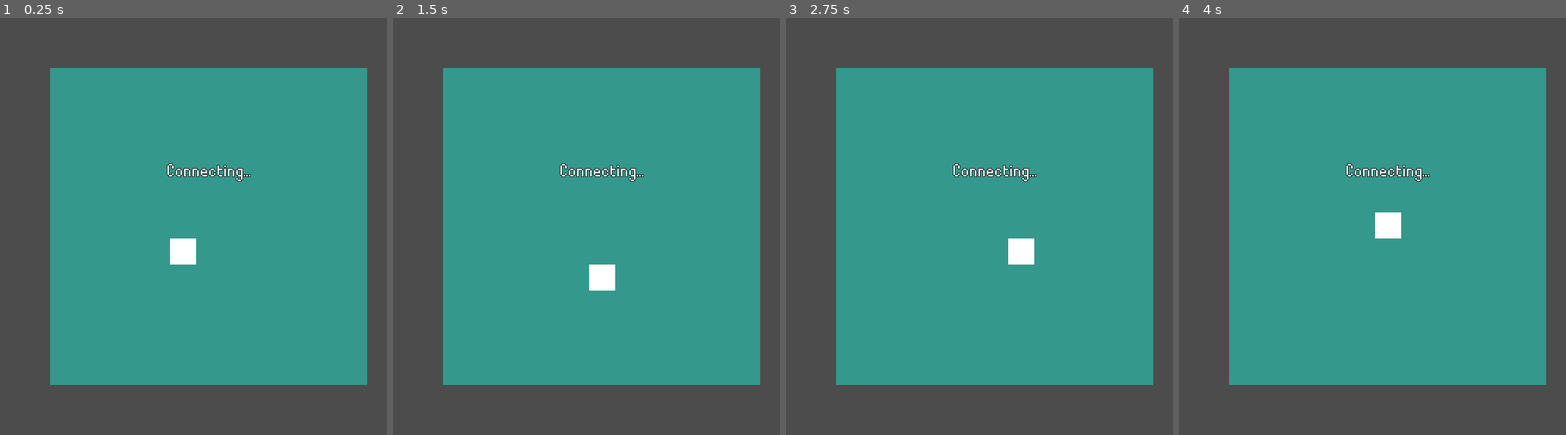
Above: before the commit, frames 1-4 (left to right).
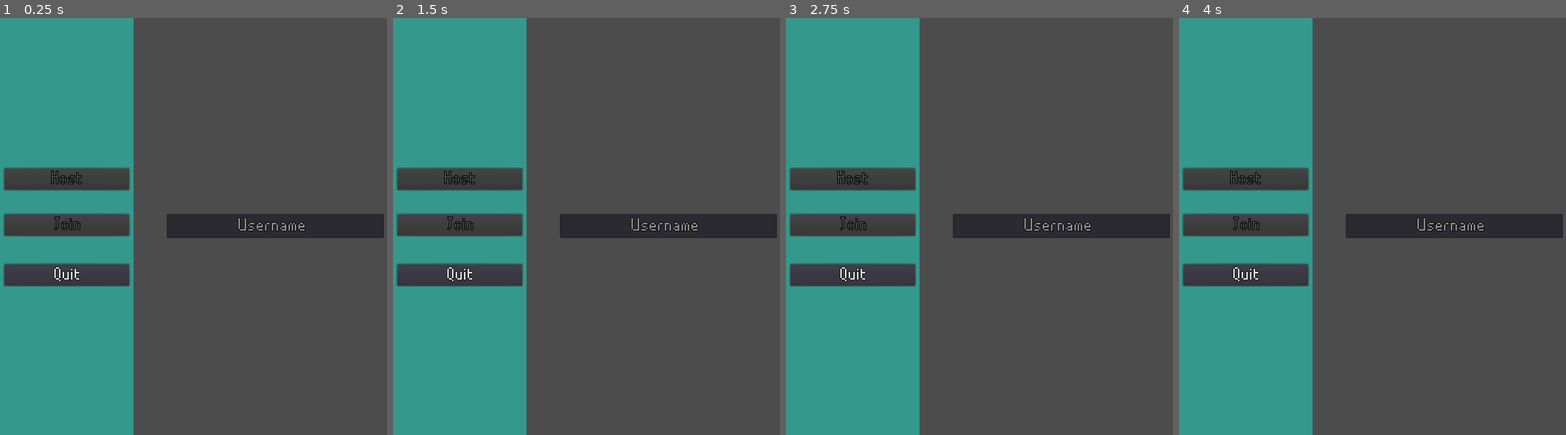
Above: after the commit, the same moments.

Repository: YoAMIOT/OnlineChatRoom
Game: Godot game, scene res://scenes/Main.tscn
The game is run twice, just before and just after one commit, with the same random seed, the same clock (stepped at 60 frames per second) and the same inputs.
Inputs:
- Up to frame 1 (0.25 s): no input
- Up to frame 2 (1.5 s): no input
- Up to frame 3 (2.75 s): no input
- Up to frame 4 (4 s): no input

The runs differ from the first frame. In frame 1, 66% of the frame differs, in the area x 0-100%, y 0-100%; in frame 2, 66%; in frame 3, 66%; in frame 4, 66%.

Commit message:
Fixed network

Diff:
--- a/project.godot
+++ b/project.godot
@@ -14,12 +14,20 @@
 run/main_scene="res://scenes/Main.tscn"
 config/icon="res://icon.png"
 
+[autoload]
+
+Network="*res://scripts/singleton/Network.gd"
+
 [display]
 
 window/size/width=800
 window/size/height=800
 window/stretch/mode="viewport"
 window/stretch/aspect="keep"
+
+[network]
+
+limits/tcp/connect_timeout_seconds=15
 
 [physics]
 
--- /dev/null
+++ b/scenes/ChatRoom.tscn
@@ -0,0 +1,3 @@
+[gd_scene format=2]
+
+[node name="ChatRoom" type="Node"]
--- a/scenes/Main.tscn
+++ b/scenes/Main.tscn
@@ -28,7 +28,6 @@
 }
 
 [node name="MainMenu" type="Control" parent="."]
-visible = false
 anchor_right = 1.0
 anchor_bottom = 1.0
 __meta__ = {
@@ -39,6 +38,18 @@
 scale = Vector2( 1, 0.990099 )
 color = Color( 0.145098, 0.811765, 0.733333, 0.584314 )
 polygon = PoolVector2Array( 256, 0, 256, 808, 0, 808, 0, 0 )
+
+[node name="Tag" type="LineEdit" parent="MainMenu"]
+margin_left = 320.0
+margin_top = 376.0
+margin_right = 736.0
+margin_bottom = 422.0
+custom_fonts/font = ExtResource( 1 )
+align = 1
+placeholder_text = "Username"
+__meta__ = {
+"_edit_use_anchors_": false
+}
 
 [node name="Host" type="Button" parent="MainMenu"]
 margin_left = 8.0
@@ -46,6 +57,7 @@
 margin_right = 248.0
 margin_bottom = 330.0
 custom_fonts/font = ExtResource( 1 )
+disabled = true
 text = "Host"
 __meta__ = {
 "_edit_use_anchors_": false
@@ -57,6 +69,7 @@
 margin_right = 248.0
 margin_bottom = 418.0
 custom_fonts/font = ExtResource( 1 )
+disabled = true
 text = "Join"
 
 [node name="Quit" type="Button" parent="MainMenu"]
@@ -140,6 +153,7 @@
 }
 
 [node name="Connecting" type="Control" parent="."]
+visible = false
 anchor_right = 1.0
 anchor_bottom = 1.0
 __meta__ = {
@@ -156,7 +170,7 @@
 position = Vector2( 401, 448 )
 scale = Vector2( 50, 50 )
 frames = SubResource( 1 )
-frame = 6
+frame = 4
 playing = true
 
 [node name="ConnectingLabel" type="Label" parent="Connecting"]
@@ -186,7 +200,26 @@
 rect_scale = Vector2( 2, 2 )
 custom_fonts/font = ExtResource( 1 )
 text = "Connected"
-
+align = 1
+valign = 1
+
+[node name="FailLabel" type="Label" parent="Connecting"]
+visible = false
+anchor_left = 0.5
+anchor_top = 0.5
+anchor_right = 0.5
+anchor_bottom = 0.5
+margin_left = -148.0
+margin_top = -72.0
+margin_bottom = 3.0
+rect_scale = Vector2( 2, 2 )
+custom_fonts/font = ExtResource( 1 )
+text = "Connection
+Failed..."
+align = 1
+valign = 1
+
+[connection signal="text_changed" from="MainMenu/Tag" to="." method="_on_Tag_text_changed"]
 [connection signal="pressed" from="MainMenu/Host" to="." method="_on_Host_pressed"]
 [connection signal="pressed" from="MainMenu/Join" to="." method="_on_Join_pressed"]
 [connection signal="pressed" from="MainMenu/Quit" to="." method="_on_Quit_pressed"]
--- a/scripts/UI/Main.gd
+++ b/scripts/UI/Main.gd
@@ -3,19 +3,20 @@
 ###Variables###
 var regex : RegEx = RegEx.new();
 var emptyIpError : String = "No IP enterred";
-var invalidIpError : String = "Invalid IP address"
+var invalidIpError : String = "Invalid IP address";
 
 ###Ready Function###
 func _ready():
 # warning-ignore:return_value_discarded
 	regex.compile("\\b(25[0-5]|2[0-4][0-9]|[01]?[0-9][0-9]?)\\.(25[0-5]|2[0-4][0-9]|[01]?[0-9][0-9]?)\\.(25[0-5]|2[0-4][0-9]|[01]?[0-9][0-9]?)\\.(25[0-5]|2[0-4][0-9]|[01]?[0-9][0-9]?)\\b");
 	#The RegEx is: \b(25[0-5]|2[0-4][0-9]|[01]?[0-9][0-9]?)\.(25[0-5]|2[0-4][0-9]|[01]?[0-9][0-9]?)\.(25[0-5]|2[0-4][0-9]|[01]?[0-9][0-9]?)\.(25[0-5]|2[0-4][0-9]|[01]?[0-9][0-9]?)\b
-
+	OS.set_window_fullscreen(false);
 
 
 ###When host button is pressed###
 func _on_Host_pressed():
-	pass # Replace with function body.
+	Network.createServer();
+	Network.userList[str(get_tree().get_network_unique_id())] = Network.username;
 
 ###When Join button is pressed###
 func _on_Join_pressed():
@@ -44,6 +45,7 @@
 		if result:
 			get_node("JoinMenu").visible = false;
 			get_node("Connecting").visible = true;
+			Network.joinServer(get_node("JoinMenu/IpAddress").text);
 		#If the address is not valid
 		else:
 			get_node("JoinMenu/Error").visible = true;
@@ -52,3 +54,37 @@
 	elif get_node("JoinMenu/IpAddress").text.empty() == true:
 		get_node("JoinMenu/Error").visible = true;
 		get_node("JoinMenu/Error/ErrorLabel").text = emptyIpError;
+
+
+
+###Function called when the connection failed###
+func connectionFailed():
+	get_node("Connecting/LoadingIcon").visible = false;
+	get_node("Connecting/ConnectingLabel").visible = false;
+	get_node("Connecting/FailLabel").visible = true;
+	yield(get_tree().create_timer(3), "timeout");
+	Network.resetNetworkPeer();
+	get_node("Connecting/FailLabel").visible = false;
+	get_node("Connecting/LoadingIcon").visible = true;
+	get_node("Connecting/ConnectingLabel").visible = true;
+	get_node("Connecting").visible = false;
+	get_node("JoinMenu").visible = true;
+
+###Function called when the connection failed###
+func connectionSuccess():
+	get_node("Connecting/LoadingIcon").visible = false;
+	get_node("Connecting/ConnectingLabel").visible = false;
+	get_node("Connecting/ConnectedLabel").visible = true;
+	yield(get_tree().create_timer(3), "timeout");
+	get_tree().change_scene("res://scenes/ChatRoom.tscn");
+
+
+###Function when the tag is updated###
+func _on_Tag_text_changed(newUsername):
+	if get_node("MainMenu/Tag").text.empty() == false:
+		get_node("MainMenu/Host").disabled = false;
+		get_node("MainMenu/Join").disabled = false;
+		Network.setUsername(newUsername);
+	if get_node("MainMenu/Tag").text.empty() == true:
+		get_node("MainMenu/Host").disabled = true;
+		get_node("MainMenu/Join").disabled = true;
--- /dev/null
+++ b/scripts/singleton/Network.gd
@@ -0,0 +1,52 @@
+extends Node
+
+###Signal###
+signal updateUserList;
+
+###Variables###
+var username : String;
+var userList : Dictionary;
+const PORT : int = 4180;
+
+###Function to create a server###
+func createServer():
+	print("Hosting");
+	var server : NetworkedMultiplayerENet = NetworkedMultiplayerENet.new();
+	server.create_server(PORT, 32);
+	get_tree().set_network_peer(server);
+	enterChatRoom();
+
+###Function to join a server###
+func joinServer(ipAddress):
+	var client : NetworkedMultiplayerENet = NetworkedMultiplayerENet.new();
+	client.create_client(ipAddress, PORT);
+	get_tree().set_network_peer(client);
+	get_tree().connect("connection_failed", self, "connectionFailed");
+	get_tree().connect("connected_to_server", self, "connectionSucceeded");
+
+###Function when the connection succeeded###
+func connectionSucceeded():
+	get_node("../Menu").connectionSuccess();
+
+###Function when the connection has failed###
+func connectionFailed():
+	get_node("../Menu").connectionFailed();
+
+###Func to reset the network connection###
+func resetNetworkPeer():
+	if get_tree().has_network_peer():
+		get_tree().disconnect("connection_failed", self, "connectionFailed");
+		get_tree().disconnect("connected_to_server", self, "connectionSucceeded");
+		get_tree().network_peer = null;
+
+
+
+###Function to get into the chat room scene###
+func enterChatRoom():
+	get_tree().change_scene("res://scenes/ChatRoom.tscn");
+
+
+
+###Function to set the username###
+func setUsername(newUsername):
+	username = newUsername;
